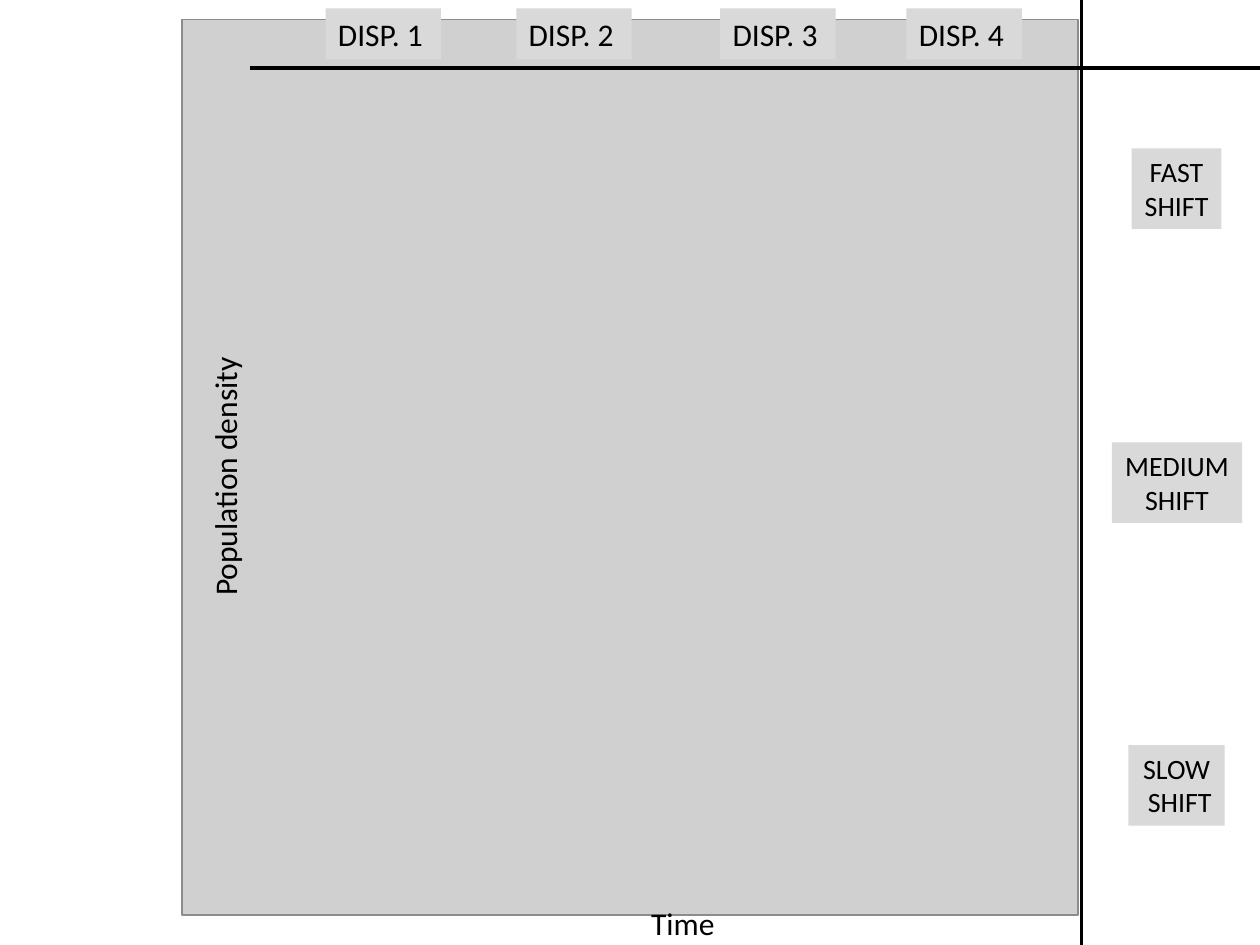
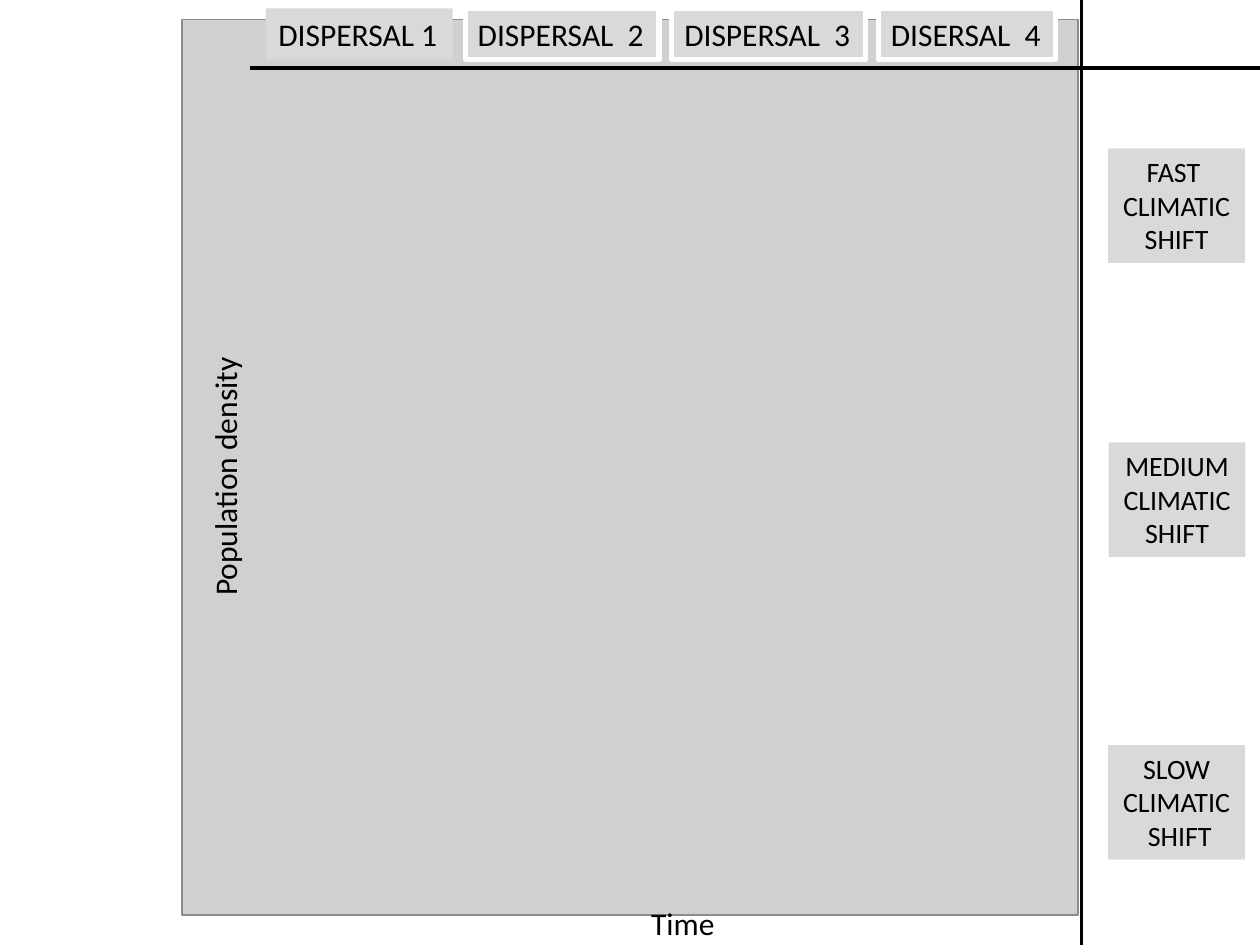
Before and after one commit to annaeklof/rangeshift_single_species, a slide deck: slide 3 of Figures/midFigs.pptx. Drawn at 1260x945 pixels with LibreOffice and Linux fonts; fonts in the diff are those of the drawing; grey boxes stand for pictures. Boxes give left, top, right and bottom in pixels: in the first picture for what was removed or moved away, otherwise in the second. Text is boxed around its words. In the diff, an @@ line names an element or a change of style, - is before the commit and + after.

```diff
--- a/Figures/midFigs.pptx
+++ b/Figures/midFigs.pptx
@@ rectangle "DISPERSAL 1": place and size @@
-rectangle "DISPERSAL 1" at (325, 9, 441, 59)
+rectangle "DISPERSAL 1" at (266, 9, 452, 59)
@@ text in rectangle at (278, 25, 437, 47): text changed @@
-DISP. 1
+DISPERSAL 1
@@ outline none to #FFFFFF 3 pt in 3 elements at (878, 9, 1056, 59), (672, 9, 866, 59), (465, 9, 659, 59) @@
@@ rectangle "DISPERSAL 2": place and size @@
-rectangle "DISPERSAL 2" at (517, 9, 633, 59)
+rectangle "DISPERSAL 2" at (465, 9, 659, 59)
@@ text in rectangle at (478, 25, 644, 47): text changed @@
-DISP. 2
+DISPERSAL 2
@@ rectangle "DISPERSAL 3": place and size @@
-rectangle "DISPERSAL 3" at (721, 9, 837, 59)
+rectangle "DISPERSAL 3" at (672, 9, 866, 59)
@@ text in rectangle at (684, 25, 850, 47): text changed @@
-DISP. 3
+DISPERSAL 3
@@ rectangle "DISERSAL 4": place and size @@
-rectangle "DISERSAL 4" at (906, 9, 1022, 59)
+rectangle "DISERSAL 4" at (878, 9, 1056, 59)
@@ text in rectangle at (891, 25, 1041, 47): text changed @@
-DISP. 4
+DISERSAL 4
@@ rectangle "FAST": place and size @@
-rectangle "FAST" at (1131, 149, 1221, 229)
+rectangle "FAST" at (1108, 149, 1245, 263)
@@ text in rectangle at (1123, 198, 1230, 216): paragraph added @@
+CLIMATIC
@@ rectangle "MEDIUM": place and size @@
-rectangle "MEDIUM" at (1111, 442, 1241, 523)
+rectangle "MEDIUM" at (1109, 442, 1246, 557)
@@ text in rectangle at (1124, 492, 1231, 510): paragraph added @@
+CLIMATIC
@@ rectangle "SLOW": place and size @@
-rectangle "SLOW" at (1129, 745, 1225, 825)
+rectangle "SLOW" at (1109, 745, 1246, 859)
@@ text in rectangle at (1123, 794, 1230, 812): paragraph added @@
+CLIMATIC
```
Also in this commit, not shown: 1 other slide changed, 41 other files.
